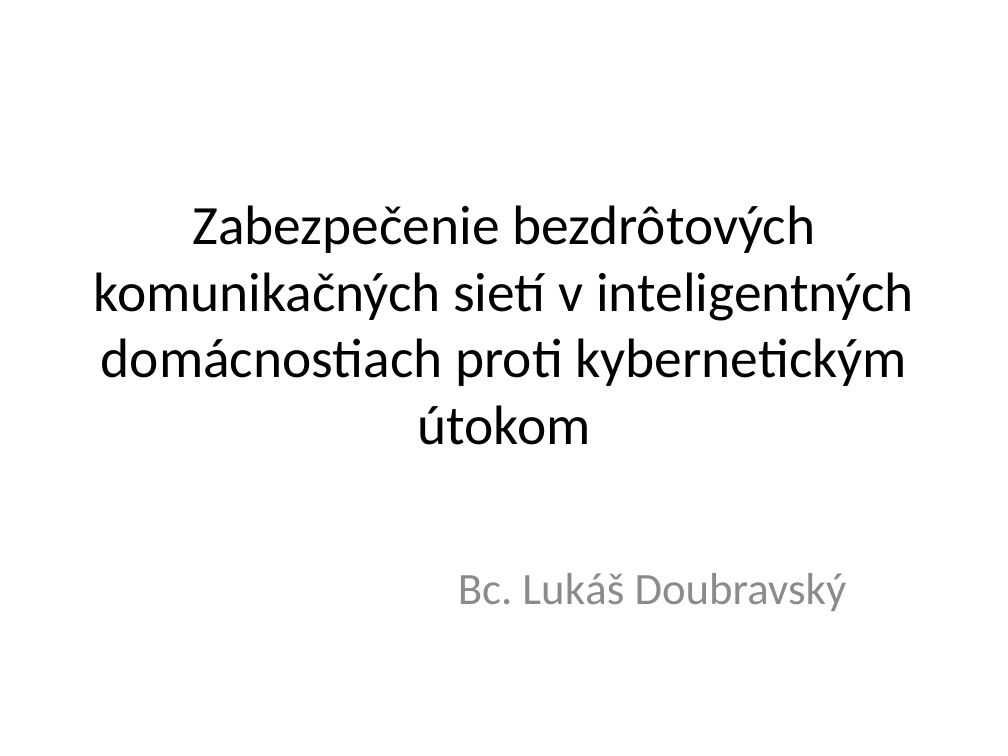
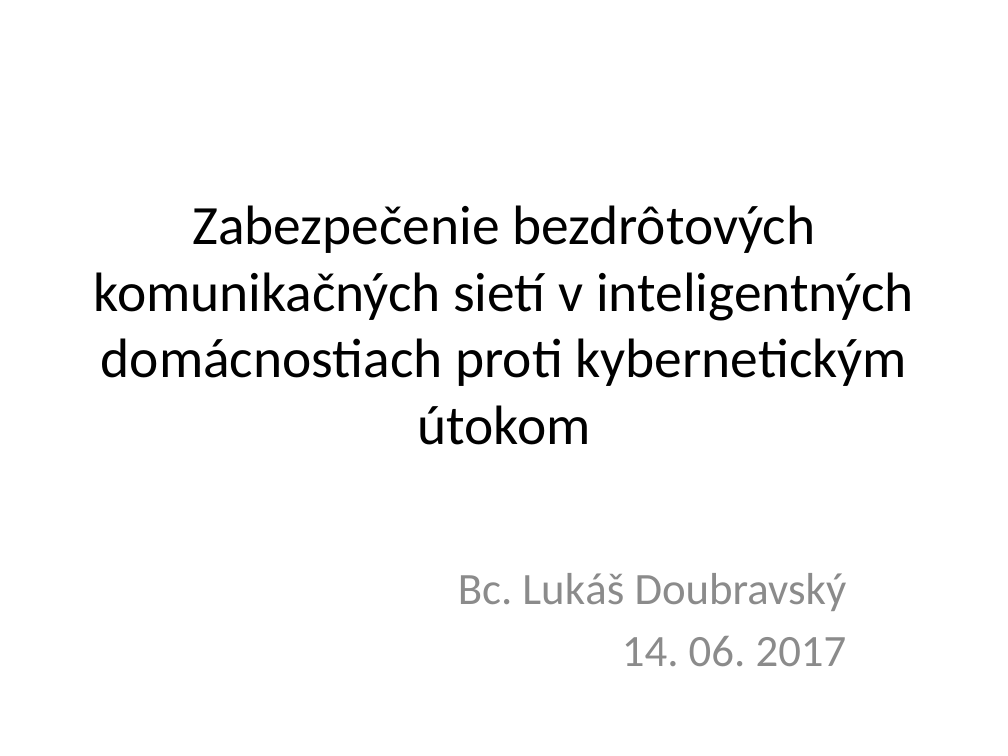
Before and after one commit to javacard-FOSS-applets/nrf6310-pca10007, a slide deck: slide 1 of Obhajoba/xdoubravsky_dp.pptx. Drawn at 1008x756 pixels with LibreOffice and Linux fonts; fonts in the diff are those of the drawing. Boxes give left, top, right and bottom in pixels: in the first picture for what was removed or moved away, otherwise in the second. Text is boxed around its words. In the diff, an @@ line names an element or a change of style, - is before the commit and + after.

```diff
--- a/Obhajoba/xdoubravsky_dp.pptx
+++ b/Obhajoba/xdoubravsky_dp.pptx
@@ subtitle at bbox=[622, 636, 847, 666]: paragraph added @@
+14. 06. 2017
```
Also in this commit, not shown: 7 other slides changed, 5 slides added, 2 slides removed, 1 other file.
